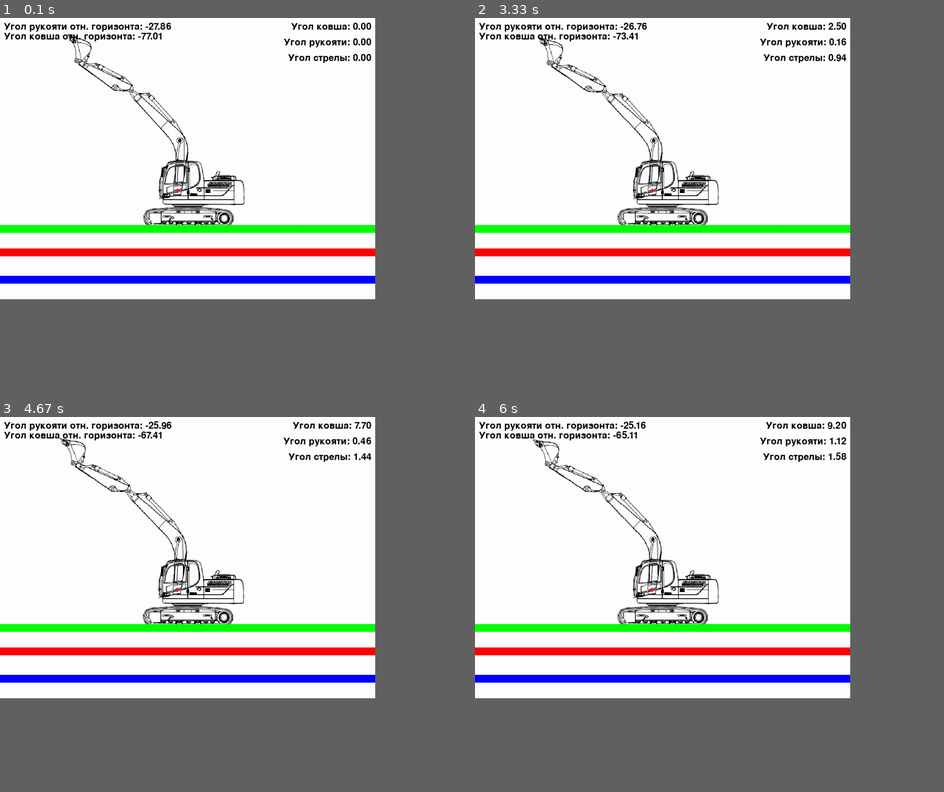
Above: before the commit, frames 1-4 (two rows, left to right).
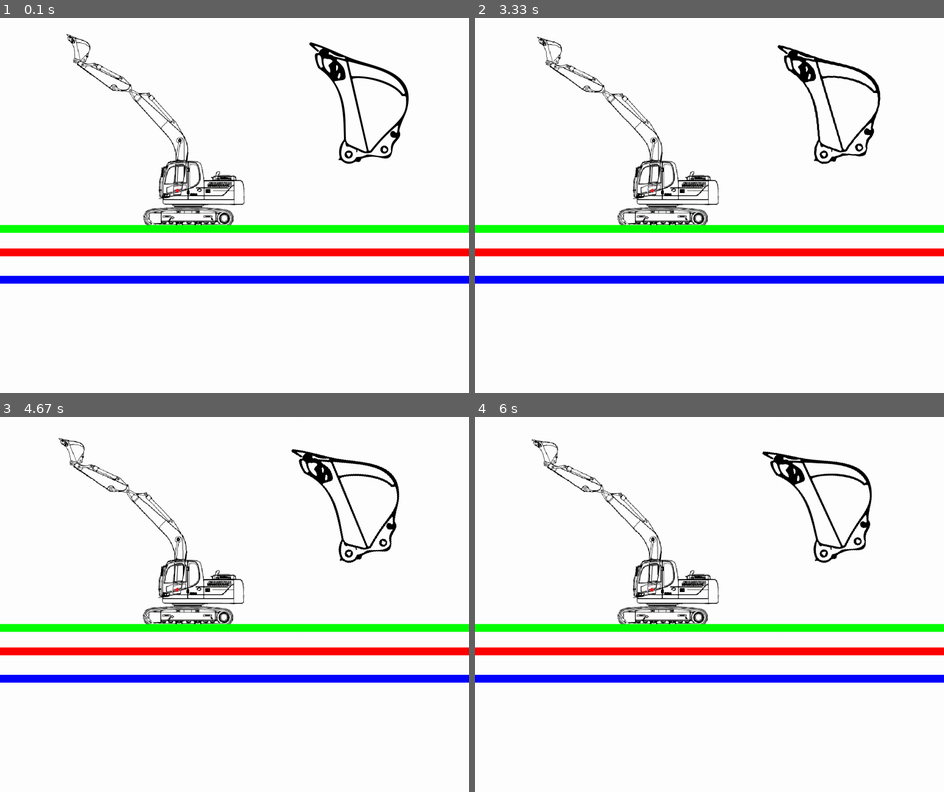
Above: after the commit, the same moments.

Repository: pythonMaks/excavator_pygame
Game: pygame game, started from excavator.py
Same seed, same stepped clock (60 frames per second), same inputs: the game is played once before the commit and once after it.
Inputs:
- Up to frame 1 (0.1 s): no input
- Up to frame 2 (3.33 s): tap A at 0.33 s; tap D at 0.67 s; hold Right 1-1.47 s; hold Up 1.5-1.97 s; hold Right 2-2.47 s; hold D 2-2.47 s; hold Left 2.5-3.03 s; hold A 2.5-3.03 s; hold Down from 3.07 s (still down); hold S from 3.07 s (still down)
- Up to frame 3 (4.67 s): release Down at 3.37 s; release S at 3.37 s; hold Left 3.4-3.8 s; hold A 3.4-3.8 s; hold Up 3.83-4.2 s; hold W 3.83-4.2 s; hold Right from 4.23 s (still down); hold D from 4.23 s (still down)
- Up to frame 4 (6 s): release Right at 4.87 s; release D at 4.87 s; hold Down 4.9-5.27 s; hold S 4.9-5.27 s; hold Left 5.3-5.77 s; hold A 5.3-5.77 s; hold Right from 5.8 s (still down); hold D from 5.8 s (still down)
The window is 720x540 before the commit and 900x720 after it. Grey fills any space a smaller window leaves; there, only what the larger window draws over its background counts as a difference.

The runs differ from the first frame. In frame 1, 4.1% of the frame differs, in the area x 0-100%, y 1-71%; in frame 2, 4.1%; in frame 3, 4.1%; in frame 4, 4.1%.

Commit message:
big bucket

Diff:
--- a/excavator.py
+++ b/excavator.py
@@ -5,8 +5,8 @@
 pygame.init()
 
 # Увеличиваем размер экрана
-WIN_WIDTH = int(800 * 1.2)
-WIN_HEIGHT = int(600 * 1.2)
+WIN_WIDTH = int(1000 * 1.2)
+WIN_HEIGHT = int(800 * 1.2)
 
 win = pygame.display.set_mode((WIN_WIDTH, WIN_HEIGHT))
 
@@ -25,20 +25,23 @@
 bucket = pygame.transform.scale(pygame.image.load('bucket.svg').convert(),
                                (int(pygame.image.load('bucket.svg').get_width() * SCALE_FACTOR),
                                 int(pygame.image.load('bucket.svg').get_height() * SCALE_FACTOR)))
+big_bucket = pygame.image.load('bucket.png').convert()
 
 body.set_colorkey((255, 255, 255))
 boom.set_colorkey((255, 255, 255))
 arm.set_colorkey((255, 255, 255))
 bucket.set_colorkey((255, 255, 255))
+big_bucket.set_colorkey((255, 255, 255))
 
 # Увеличиваем координаты начального положения
 fang_initial = (int(146 * SCALE_FACTOR), int(34 * SCALE_FACTOR))
 boom_anchor_img = (int(238 * SCALE_FACTOR), int(130 * SCALE_FACTOR))
-bucket_position = [int(114 * SCALE_FACTOR), int(26 * SCALE_FACTOR)]
 boom_anchor = (int(378 * SCALE_FACTOR), int(367 * SCALE_FACTOR))
-arm_anchor_img = (int(149 * SCALE_FACTOR), int(73 * SCALE_FACTOR))
-arm_pivot = (int(280 * SCALE_FACTOR), int(154 * SCALE_FACTOR))
-bucket_pivot = (int(164 * SCALE_FACTOR), int(92 * SCALE_FACTOR))
+
+arm_anchor_img = (int(146 * SCALE_FACTOR), int(73 * SCALE_FACTOR))
+arm_pivot = (int(277 * SCALE_FACTOR), int(154 * SCALE_FACTOR))
+bucket_position = [int(111 * SCALE_FACTOR), int(26 * SCALE_FACTOR)]
+bucket_pivot = (int(161 * SCALE_FACTOR), int(92 * SCALE_FACTOR))
 body_x = int(300 * SCALE_FACTOR)
 body_y = int(300 * SCALE_FACTOR)
 
@@ -53,15 +56,15 @@
 pygame.font.init()
 font = pygame.font.SysFont(None, 36)  # Выберите шрифт и размер на свой вкус
 
-slider_bucket = [0, 660, 960]  # x, y, длина
-slider_arm = [0, 530, 960]
-slider_boom = [0, 590, 960]
+slider_bucket = [0, 660, 1200]  # x, y, длина
+slider_arm = [0, 530, 1200]
+slider_boom = [0, 590, 1200]
 
 # Определите начальные скорости (конечные значения будут зависеть от положения ползунка)
 speed_bucket = 0
 speed_arm = 0
 speed_boom = 0
-
+scale_factor = 1
 
 def blitRotateCenter(win, image, top_left, angle, pivot):
     rotated_image = pygame.transform.rotate(image, angle)
@@ -69,8 +72,27 @@
     win.blit(rotated_image, rect.topleft)
     return rect
 
+def rotate_point_around_point(px, py, cx, cy, angle):
+    s = math.sin(math.radians(angle))
+    c = math.cos(math.radians(angle))
+
+    # Перемещение точки в начало координат
+    px -= cx
+    py -= cy
+
+    # Примените поворот
+    x_new = px * c - py * s
+    y_new = px * s + py * c
+
+    # Верните точку обратно
+    x_new += cx
+    y_new += cy
+
+    return x_new, y_new
+
 run = True
 prev_keys = pygame.key.get_pressed()
+body_rotation_angle = 0
 
 while run:
     for event in pygame.event.get():
@@ -84,7 +106,6 @@
     pygame.draw.rect(win, (0, 0, 255), (slider_bucket[0], slider_bucket[1], slider_bucket[2], 20))
     pygame.draw.rect(win, (0, 255, 0), (slider_arm[0], slider_arm[1], slider_arm[2], 20))
     pygame.draw.rect(win, (255, 0, 0), (slider_boom[0], slider_boom[1], slider_boom[2], 20))
-
     # Управление скоростью
     keys = pygame.key.get_pressed()
 
@@ -96,7 +117,7 @@
     just_pressed_s = keys[pygame.K_s] and not prev_keys[pygame.K_s]
 
     if keys[pygame.K_a]:
-        body_x -= 0.3  # измените значение для управления скоростью движения
+        body_x -= 0.3
     if keys[pygame.K_d]:
         body_x += 0.3
     delta_x = body_x - prev_body_x
@@ -108,6 +129,7 @@
 
     prev_body_x = body_x
     prev_body_y = body_y
+
     # Управление скоростью для ковша
     if just_pressed_RIGHT:
         if speed_bucket > 0:
@@ -159,6 +181,7 @@
     arm_angle += speed_arm
     boom_angle += speed_boom
 
+
     # Ограничения углов
     if not (0 <= bucket_angle <= 180):
         bucket_angle = max(0, min(180, bucket_angle))
@@ -178,9 +201,9 @@
 
 
     win.fill((255, 255, 255))
-    bucket_text = font.render('Угол ковша: {:.2f}'.format(bucket_angle), True, (0, 0, 0))
-    arm_text = font.render('Угол рукояти: {:.2f}'.format(arm_angle), True, (0, 0, 0))
-    boom_text = font.render('Угол стрелы: {:.2f}'.format(boom_angle), True, (0, 0, 0))
+    # bucket_text = font.render('Угол ковша: {:.2f}'.format(bucket_angle), True, (0, 0, 0))
+    # arm_text = font.render('Угол рукояти: {:.2f}'.format(arm_angle), True, (0, 0, 0))
+    # boom_text = font.render('Угол стрелы: {:.2f}'.format(boom_angle), True, (0, 0, 0))
 
 
     win.blit(body, (body_x, body_y))
@@ -188,11 +211,11 @@
     pygame.draw.rect(win, (0, 255, 0), (slider_arm[0], slider_arm[1], slider_arm[2], 20))
     pygame.draw.rect(win, (255, 0, 0), (slider_boom[0], slider_boom[1], slider_boom[2], 20))
     screen_width = 960  # Примерное значение. Укажите реальную ширину вашего экрана
-    win.blit(bucket_text, (screen_width - bucket_text.get_width() - 10, 10))
-    win.blit(arm_text, (screen_width - arm_text.get_width() - 10, 50))
-    win.blit(boom_text, (screen_width - boom_text.get_width() - 10, 90))
-
-        #####################
+    # win.blit(bucket_text, (screen_width - bucket_text.get_width() - 10, 10))
+    # win.blit(arm_text, (screen_width - arm_text.get_width() - 10, 50))
+    # win.blit(boom_text, (screen_width - boom_text.get_width() - 10, 90))
+
+    #     #####################
     #####################
     #####################
     # Поворачиваем стрелу
@@ -217,6 +240,7 @@
     fang_y = new_bucket_pivot_y + (fang_initial[0] - bucket_position[0]) * math.sin(math.radians(boom_angle + arm_angle + bucket_angle)) + (fang_initial[1] - bucket_position[1]) * math.cos(math.radians(boom_angle + arm_angle + bucket_angle))
     # Поворачиваем ковш вокруг новой опорной точки
     blitRotateCenter(win, bucket, (new_bucket_pivot_x - bucket_position[0], new_bucket_pivot_y - bucket_position[1]), boom_angle + arm_angle + bucket_angle, (new_bucket_pivot_x, new_bucket_pivot_y))
+    blitRotateCenter(win, big_bucket, (890, 350), boom_angle + arm_angle + bucket_angle, (890, 350))
     #####################
     #####################
     #####################
@@ -229,10 +253,10 @@
 
     arm_angle_from_horizontal = math.degrees(math.atan2(arm_delta_y, -arm_delta_x))
 
-    arm_text_from_horizontal = font.render('Угол рукояти отн. горизонта: {:.2f}'.format(arm_angle_from_horizontal), True, (0, 0, 0))
-    bucket_text_from_horizontal = font.render('Угол ковша отн. горизонта: {:.2f}'.format(bucket_angle_from_horizontal), True, (0, 0, 0))
-    win.blit(arm_text_from_horizontal, (10, 10))
-    win.blit(bucket_text_from_horizontal, (10, 35))
+    # arm_text_from_horizontal = font.render('Угол рукояти отн. горизонта: {:.2f}'.format(arm_angle_from_horizontal), True, (0, 0, 0))
+    # bucket_text_from_horizontal = font.render('Угол ковша отн. горизонта: {:.2f}'.format(bucket_angle_from_horizontal), True, (0, 0, 0))
+    # win.blit(arm_text_from_horizontal, (10, 10))
+    # win.blit(bucket_text_from_horizontal, (10, 35))
 
     prev_keys = copy(keys)
     pygame.display.update()
Binary file added: bucket.png
Not shown, changed: dist/excavator.exe
